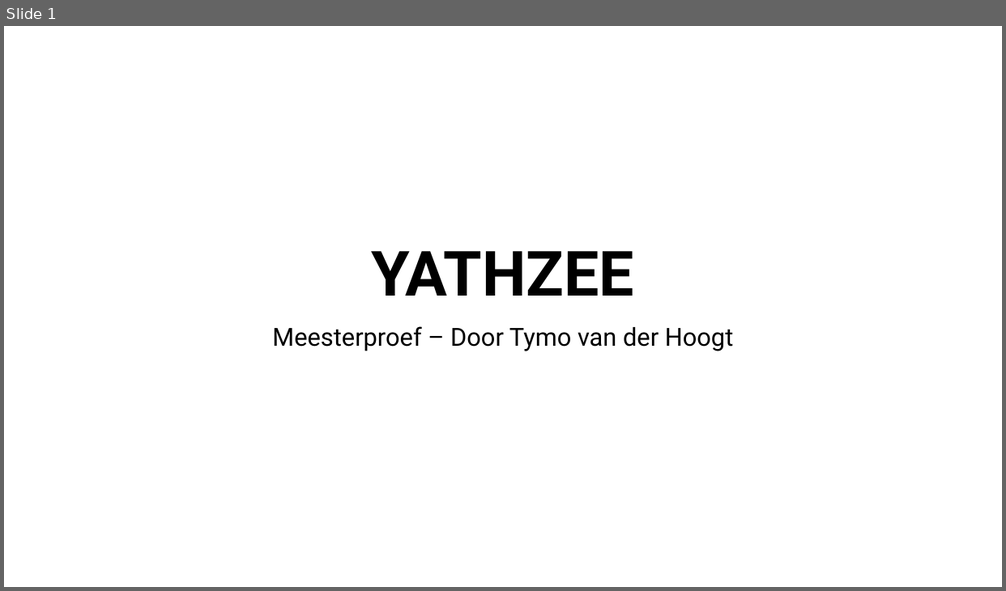
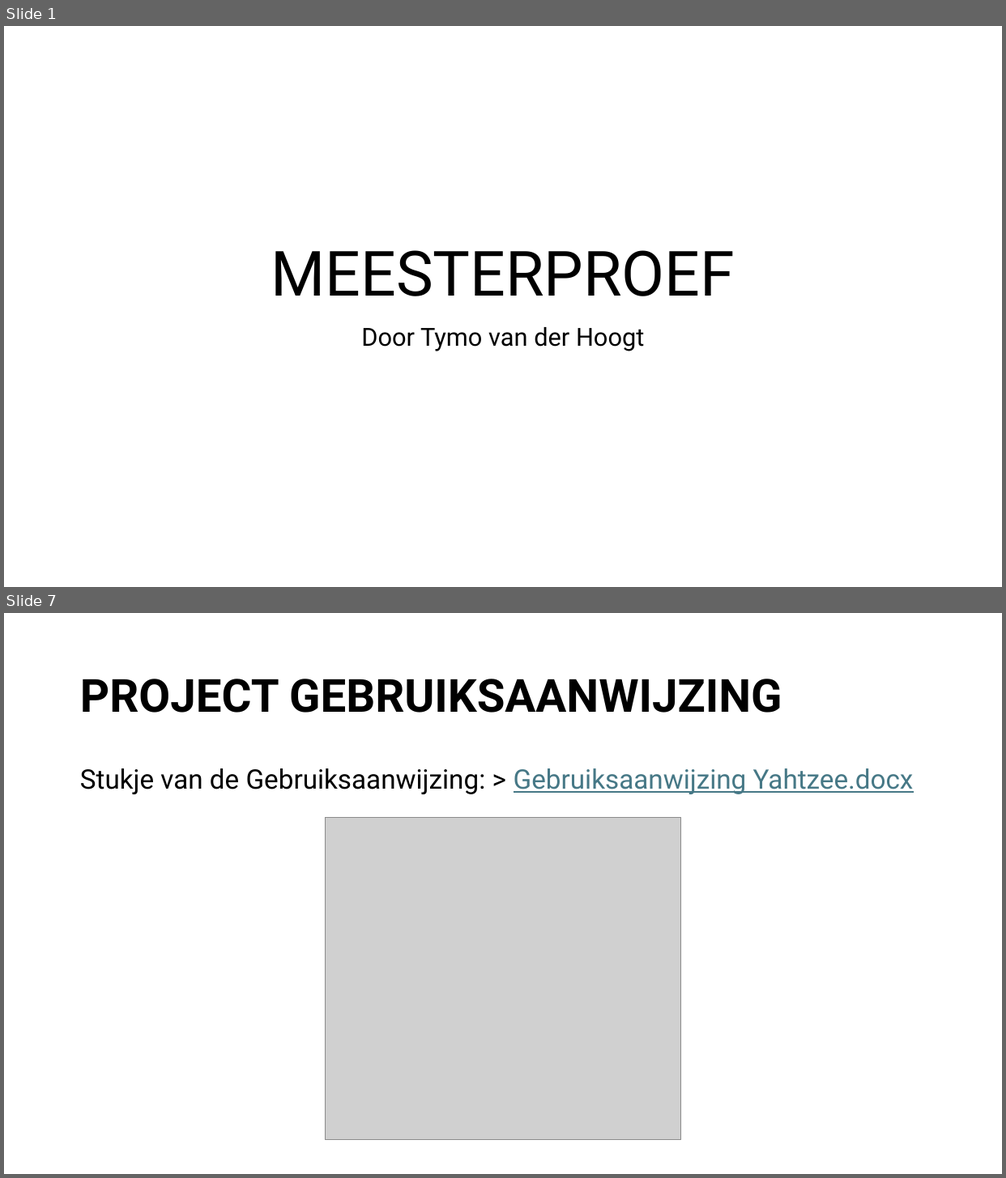
Before and after one commit to TymoVDHoogt-DVC/yahtzee, a slide deck: Yathzee Docs/YATHZEE Presentatie.pptx. Shown one above the other, each under a label of ours: slide 1 before the commit, slides 1 and 7 after it; the slides between them are not shown. The pictures are 1006x591 and 1006x1178 pixels, drawn with LibreOffice and Linux fonts; fonts in the diff are those of the drawing; grey boxes stand for pictures. Boxes give left, top, right and bottom in pixels: in the first picture for what was removed or moved away, otherwise in the second. Text is boxed around its words. In the diff, an @@ line names an element or a change of style, - is before the commit and + after.

```diff
--- a/Yathzee Docs/YATHZEE Presentatie.pptx
+++ b/Yathzee Docs/YATHZEE Presentatie.pptx
@@ slide 7 added at bbox=[4, 613, 1002, 1174], background #FFFFFF @@
@@ title added at bbox=[80, 679, 782, 713], 44 pt, text #000000, bold @@
+PROJECT GEBRUIKSAANWIJZING
@@ text added at bbox=[80, 769, 914, 794], 25.9 pt, text #000000 @@
+Stukje van de Gebruiksaanwijzing: > Gebruiksaanwijzing Yahtzee.docx
@@ picture added at bbox=[325, 817, 681, 1140] @@
@@ slide 1 changed as well @@
@@ title at bbox=[271, 250, 735, 297]: text changed; bold off @@
-YATHZEE
+MEESTERPROEF
@@ subtitle at bbox=[361, 327, 644, 352]: text changed @@
-Meesterproef – Door Tymo van der Hoogt
+Door Tymo van der Hoogt
```
Also in this commit, not shown: 5 other slides added.
